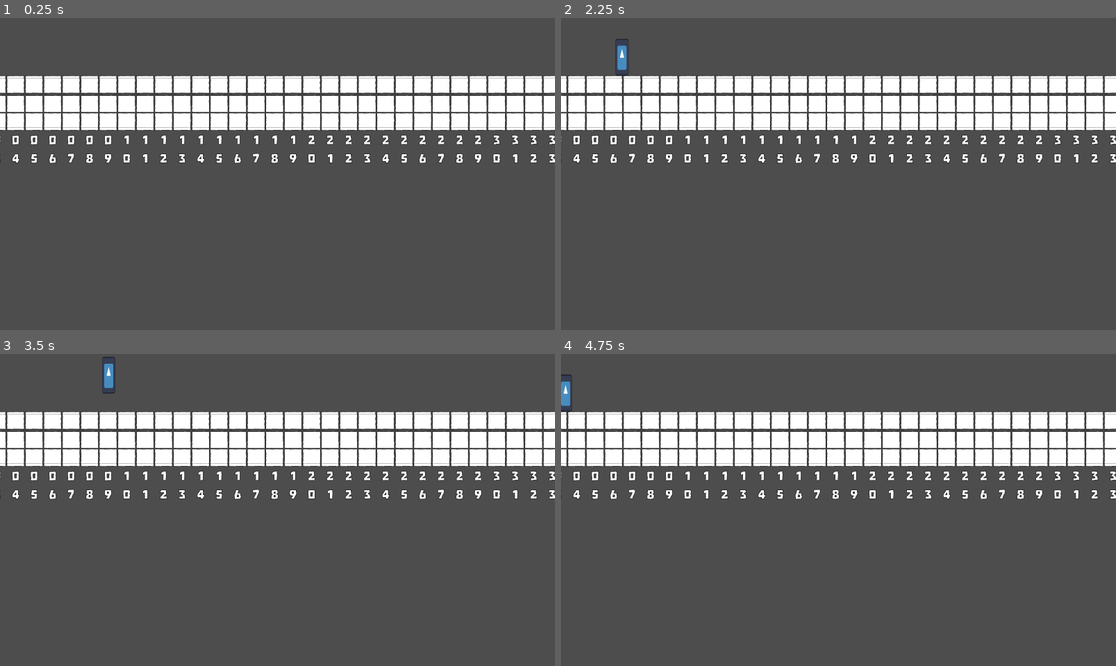
Above: before the commit, frames 1-4 (two rows, left to right).
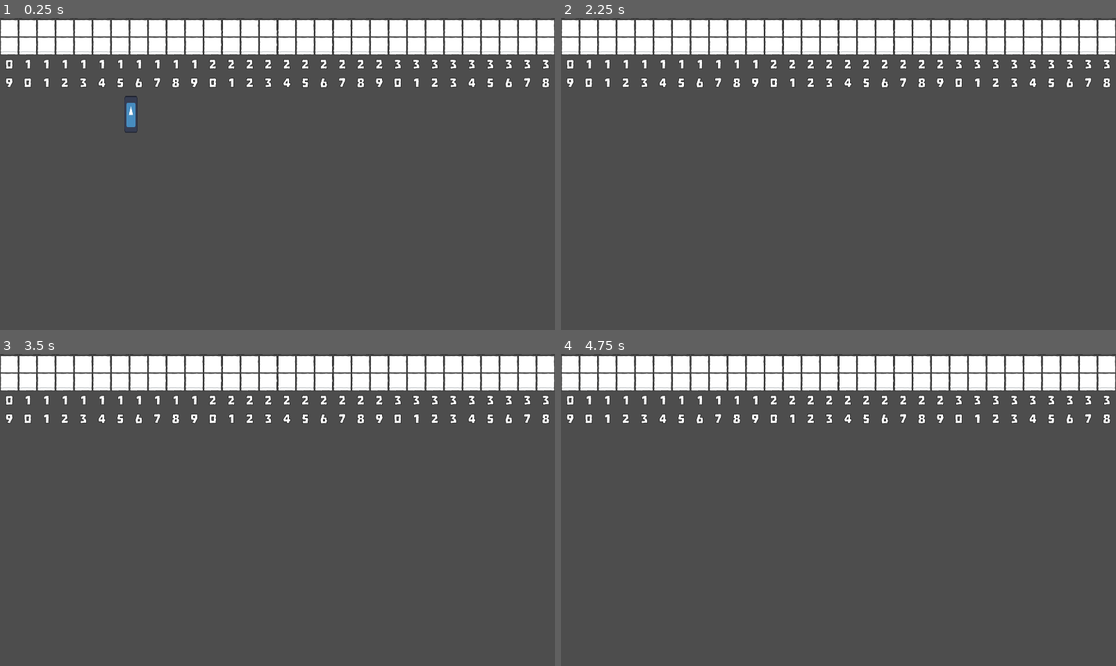
Above: after the commit, the same moments.

Repository: Cordar/mgj2024
Game: Godot game, scene res://scenes/world.tscn
Two runs of this game, one before a commit and one after it. Both use one fixed random seed, a clock stepped at 60 frames per second and the inputs below. The engine's default icon, where the game draws it, is replaced by a stand-in: a white triangle on a blue panel in a dark square.
Inputs (mouse positions are in pixels of both pictures, inside the frame that each line leads up to):
- Up to frame 1 (0.25 s): no input
- Up to frame 2 (2.25 s): tap Enter (ui_accept) at 0.5, 0.77, 1.52 s; move the mouse to (960, 158) at 0.52 s; hold Right (ui_right) 0.53-1.28 s; hold F 0.53-1.28 s; click (960, 158) at 0.67 s; move the mouse to (727, 189) at 1.27 s; hold S 1.28-2.03 s; tap Space at 1.35 s; move the mouse to (894, 105) at 2.02 s; hold Right (ui_right) from 2.03 s (still down); hold F from 2.03 s (still down)
- Up to frame 3 (3.5 s): move the mouse to (249, 572) at 2.77 s; release Right (ui_right) at 2.78 s; release F at 2.78 s; hold W from 2.78 s (still down); tap Space at 2.85 s; click (249, 572) at 2.92 s; tap Enter (ui_accept) at 3.02 s
- Up to frame 4 (4.75 s): move the mouse to (1005, 556) at 3.52 s; release W at 3.53 s; hold F 3.53-4.28 s; hold Left (ui_left) from 3.53 s (still down); tap Enter (ui_accept) at 3.77, 4.52 s; move the mouse to (672, 463) at 4.27 s; tap Space at 4.35 s

The runs differ from the first frame. In frame 1, 28% of the frame differs, in the area x 0-100%, y 0-47%; in frame 2, 28%; in frame 3, 28%; in frame 4, 28%.

Commit message:
Revert "Add phantom camera addon"
This reverts commit 359ca78f64be7e7e94062c103cedc740bd42532a.

Diff:
--- a/resources/tileset.tres
+++ b/resources/tileset.tres
@@ -53,6 +53,9 @@
 4:1/0 = 0
 4:1/0/physics_layer_0/linear_velocity = Vector2(0, 0)
 4:1/0/physics_layer_0/angular_velocity = 0.0
+5:1/0 = 0
+5:1/0/physics_layer_0/linear_velocity = Vector2(0, 0)
+5:1/0/physics_layer_0/angular_velocity = 0.0
 6:1/0 = 0
 6:1/0/physics_layer_0/linear_velocity = Vector2(0, 0)
 6:1/0/physics_layer_0/angular_velocity = 0.0
@@ -269,6 +272,9 @@
 1:8/0 = 0
 1:8/0/physics_layer_0/linear_velocity = Vector2(0, 0)
 1:8/0/physics_layer_0/angular_velocity = 0.0
+2:8/0 = 0
+2:8/0/physics_layer_0/linear_velocity = Vector2(0, 0)
+2:8/0/physics_layer_0/angular_velocity = 0.0
 3:8/0 = 0
 3:8/0/physics_layer_0/linear_velocity = Vector2(0, 0)
 3:8/0/physics_layer_0/angular_velocity = 0.0
@@ -350,14 +356,6 @@
 9:10/0 = 0
 9:10/0/physics_layer_0/linear_velocity = Vector2(0, 0)
 9:10/0/physics_layer_0/angular_velocity = 0.0
-2:8/0 = 0
-2:8/0/physics_layer_0/linear_velocity = Vector2(0, 0)
-2:8/0/physics_layer_0/angular_velocity = 0.0
-2:8/0/physics_layer_0/polygon_0/points = PackedVector2Array(-32, 16, 32, 16, 32, 32, -32, 32)
-5:1/0 = 0
-5:1/0/physics_layer_0/linear_velocity = Vector2(0, 0)
-5:1/0/physics_layer_0/angular_velocity = 0.0
-5:1/0/physics_layer_0/polygon_0/points = PackedVector2Array(-32, -32, -32, 32, 32, 32, 32, -32)
 
 [resource]
 tile_size = Vector2i(64, 64)
--- a/scenes/world.tscn
+++ b/scenes/world.tscn
@@ -1,12 +1,11 @@
 [gd_scene load_steps=3 format=3 uid="uid://7o4b7wxe8i5t"]
 
 [ext_resource type="PackedScene" uid="uid://bu6jwnijecdhm" path="res://scenes/player.tscn" id="1_vby6k"]
-[ext_resource type="PackedScene" uid="uid://w61eik3axh2m" path="res://scenes/level_0.tscn" id="2_llr8p"]
+[ext_resource type="PackedScene" uid="uid://br8e4y8ixeqf2" path="res://scenes/level.tscn" id="2_llr8p"]
 
 [node name="World" type="Node2D"]
 
 [node name="Player" parent="." instance=ExtResource("1_vby6k")]
-position = Vector2(-74, 138)
+position = Vector2(453, 367)
 
 [node name="Level" parent="." instance=ExtResource("2_llr8p")]
-position = Vector2(342, 262)
--- a/scripts/hidden_trap.gd
+++ /dev/null
@@ -1,9 +0,0 @@
-extends Node
-
-func _ready():
-	#var area2d = $"Area2d"
-	#area2d.connect("area_entered",self,"_hit_building")
-	#area2d.visible = false
-
-func _hit_building(area):
-	#area.visible = true
Binary file removed: addons/phantom_camera/assets/PhantomCameraBtnPrimaryDefault.png
Not shown, removed: addons/phantom_camera/assets/PhantomCameraBtnPrimaryDefault.png.import
Binary file removed: addons/phantom_camera/assets/PhantomCameraBtnPrimaryHover.png
Not shown, removed: addons/phantom_camera/assets/PhantomCameraBtnPrimaryHover.png.import
Not shown, removed: addons/phantom_camera/examples/credits.txt
Not shown, removed: addons/phantom_camera/examples/example_scenes/2D/2DExampleScene.tscn
Not shown, removed: addons/phantom_camera/examples/example_scenes/2D/2DFollowFramedExampleScene.tscn
Not shown, removed: addons/phantom_camera/examples/example_scenes/2D/2DFollowGroupExampleScene.tscn
Not shown, removed: addons/phantom_camera/examples/example_scenes/2D/2DFollowPathExampleScene.tscn
Not shown, removed: addons/phantom_camera/examples/example_scenes/2D/2DLimitExampleScene.tscn
Not shown, removed: addons/phantom_camera/examples/example_scenes/2D/2DTweeningExampleScene.tscn
Not shown, removed: addons/phantom_camera/examples/example_scenes/3D/3DExampleScene.tscn
(and 90 more such lines)
